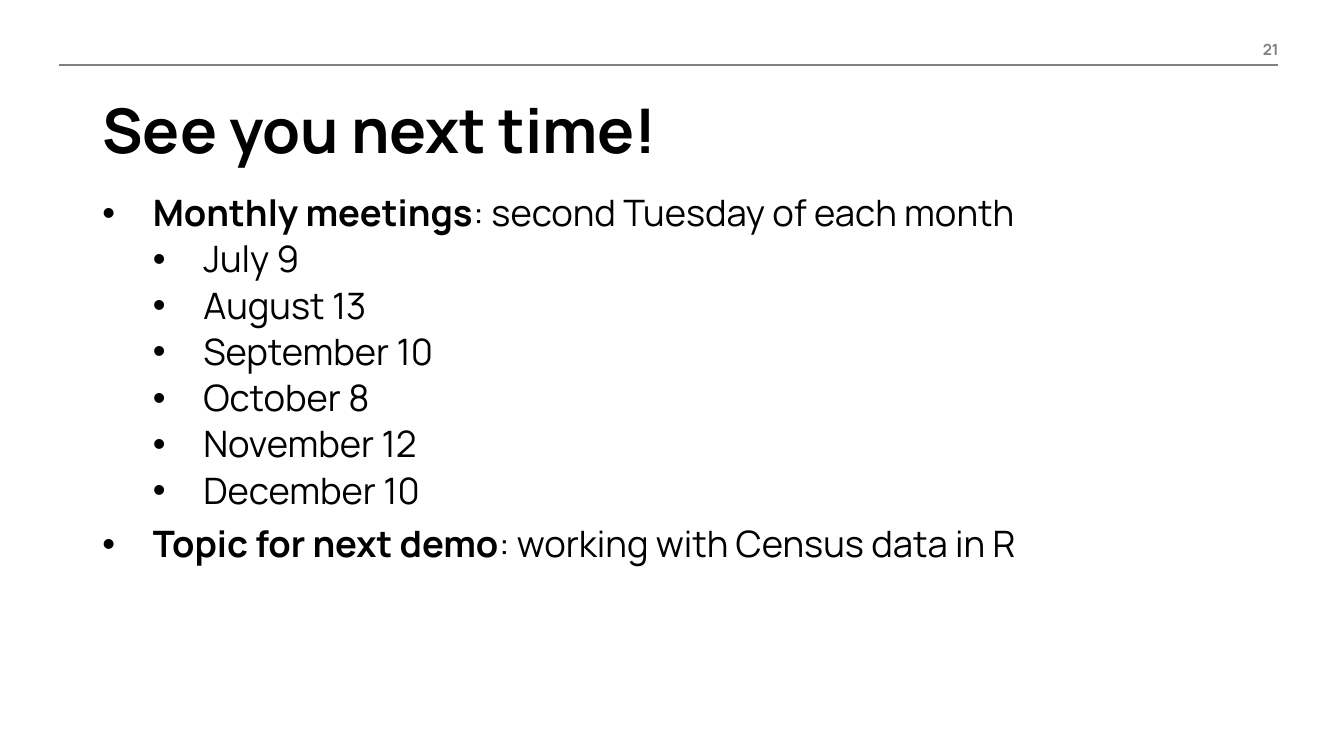
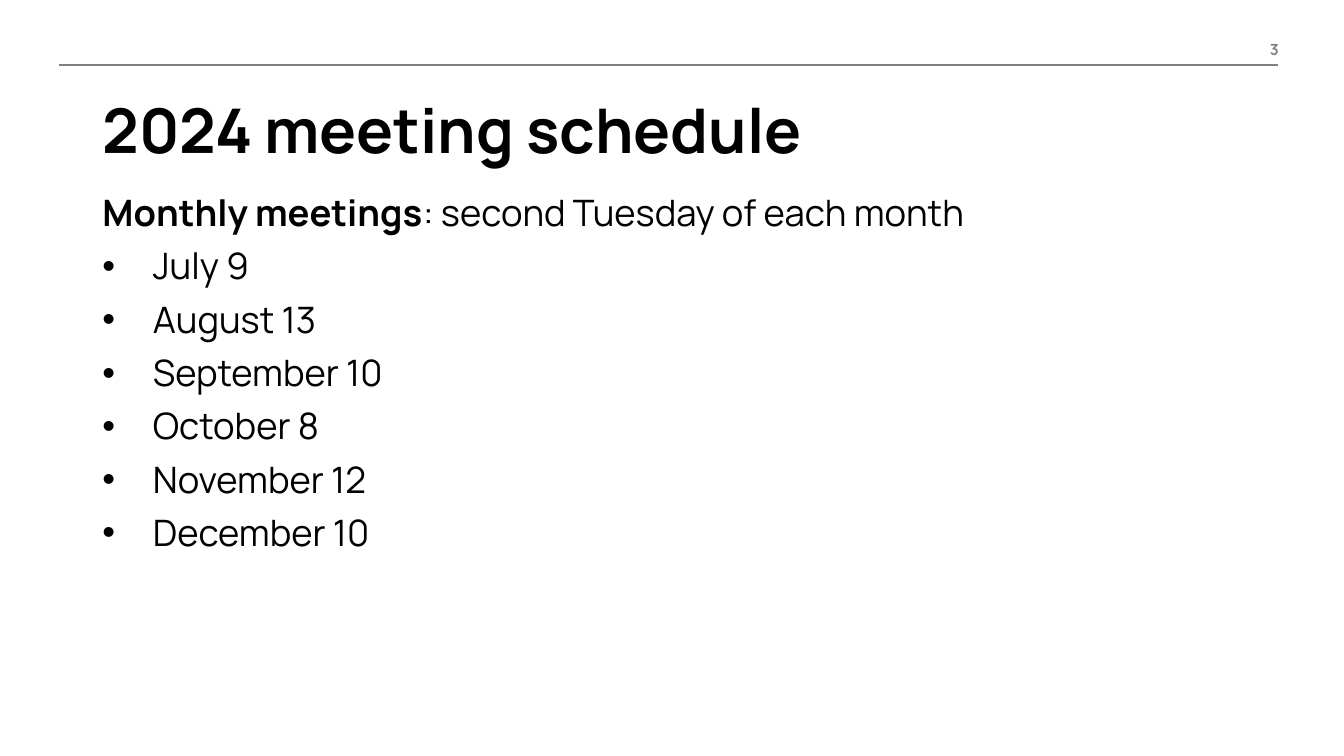
Before and after one commit to CTOpenData/r-user-group, a slide deck: slide 3 of R User Group.pptx (slide 21 before the commit). Drawn at 1344x756 pixels with LibreOffice and Linux fonts; fonts in the diff are those of the drawing; background and template pictures are left out. Boxes give left, top, right and bottom in pixels: in the first picture for what was removed or moved away, otherwise in the second. Text is boxed around its words. In the diff, an @@ line names an element or a change of style, - is before the commit and + after.

```diff
--- a/R User Group.pptx
+++ b/R User Group.pptx
@@ page number at box(1270, 44, 1279, 55): text changed @@
-21
+3
@@ title at box(102, 107, 802, 169): text changed @@
-See you next time!
+2024 meeting schedule
@@ text "Monthly meetings: second Tuesday of ..." at box(102, 199, 964, 547): bullet • to none; list level 2 to 1 in "July 9"; list level 2 to 1 in "August 13"; list level 2 to 1 in "September 10"; list level 2 to 1 in "October 8"; list level 2 to 1 in "November 12"; list level 2 to 1 in "December 10" @@
@@ text at box(153, 530, 1016, 567): paragraph removed @@
-• Topic for next demo: working with Census data in R
```
Also in this commit, not shown: 2 other slides changed, 5 slides added, 4 slides removed.
